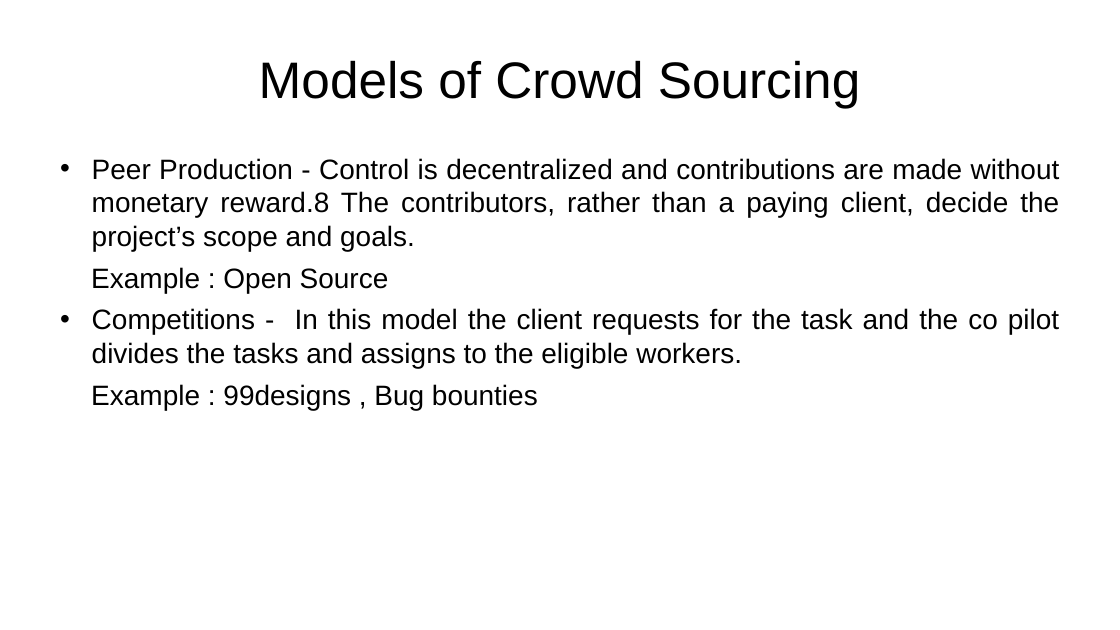
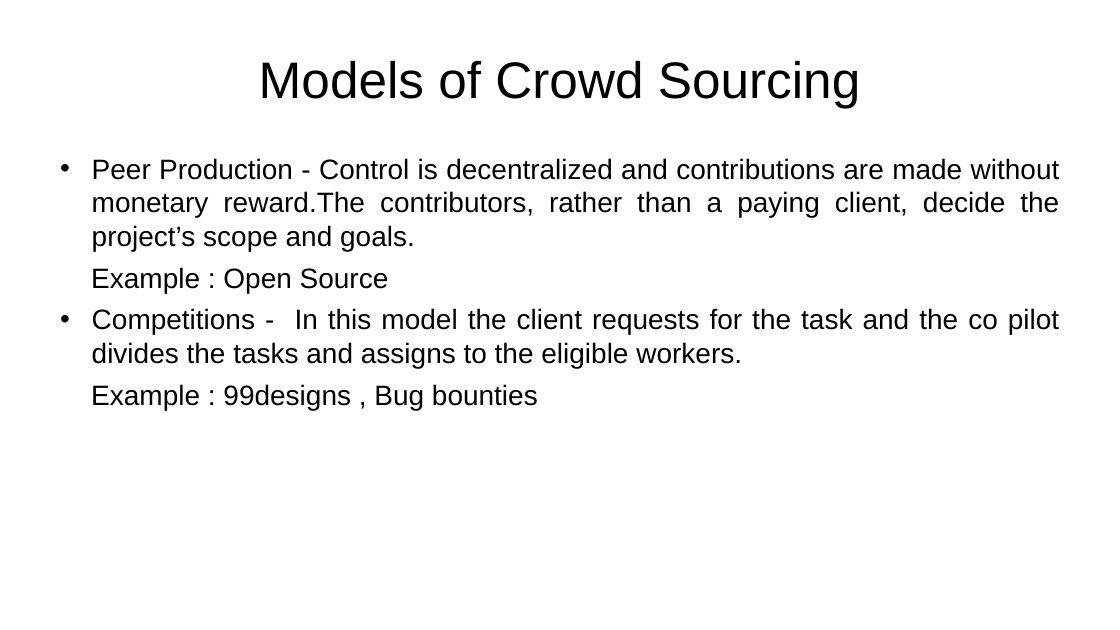
Before and after one commit to MudduLatha/Ase_CrowdSourcingppt, a slide deck: slide 6 of ASE_Presentation.pptx. Drawn at 1120x630 pixels with LibreOffice and Linux fonts; fonts in the diff are those of the drawing; background and template pictures are left out. Boxes give left, top, right and bottom in pixels: in the first picture for what was removed or moved away, otherwise in the second. Text is boxed around its words. In the diff, an @@ line names an element or a change of style, - is before the commit and + after.

Commit message:
Ase_CrowdSourcing
Paper Presentation

```diff
--- a/ASE_Presentation.pptx
+++ b/ASE_Presentation.pptx
@@ text at bbox=[92, 158, 1060, 251]: text changed @@
-• Peer Production - Control is decentralized and contributions are made without monetary reward.8 The contributors, rather than a paying client, decide the project’s scope and goals.
+• Peer Production - Control is decentralized and contributions are made without monetary reward.The contributors, rather than a paying client, decide the project’s scope and goals.
```
